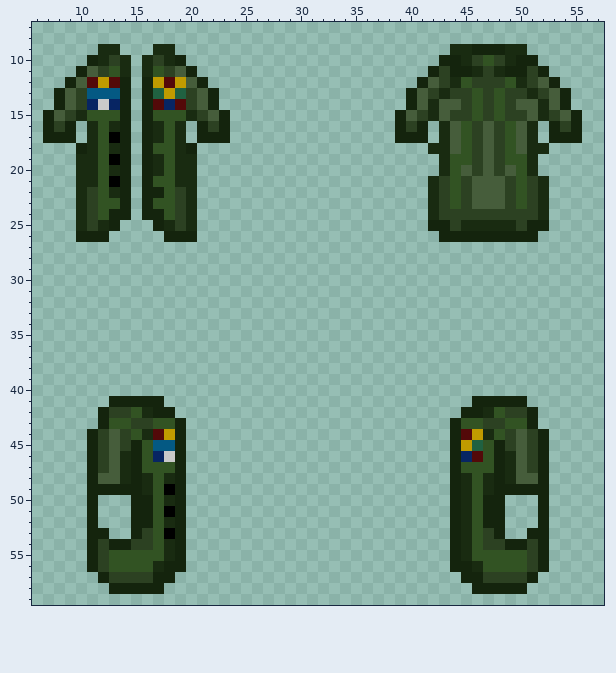
One commit to this pixel-art sprite: Resources/Textures/_Umbra/PersonalItems/Wearables/carloswornjacket.rsi/equipped-OUTERCLOTHING.png. Above is the file before it was changed.
The file is 64x64 pixels. Shown: x 6..57, y 7..59.
Once edited:
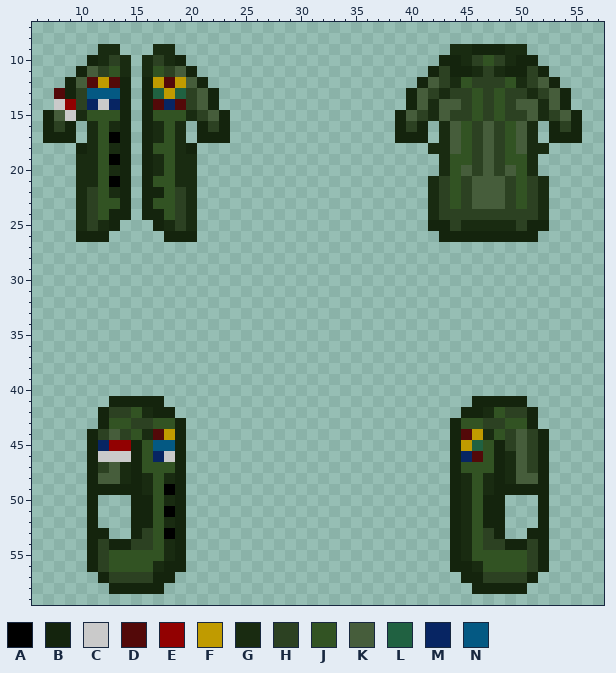
Palette (. is transparent): A #000000  B #14240d  C #cacaca  D #530909  E #920101  F #c09b00  G #192b11  H #2c4122  J #325323  K #465d3b  L #206141  M #072563  N #045983
Diff:
Colour K becomes colour B in row 13 at x 9.
Colour B becomes colour C in row 14 at x 8.
Colour G becomes colour C in row 46 at x 14.
Colour H becomes colour C in row 15 at x 9; in row 46 at x 12.
Colour K becomes colour C in row 46 at x 13.
Colour B becomes colour D in row 13 at x 8.
Colour H becomes colour E in row 45 at x 14.
Colour K becomes colour E in row 14 at x 9; in row 45 at x 13.
Colour H becomes colour M in row 45 at x 12.
Changed places in both pictures, as pixel boxes (x1, y1, x2, y2):
changed: (54, 88, 76, 121)
changed: (98, 440, 131, 462)
